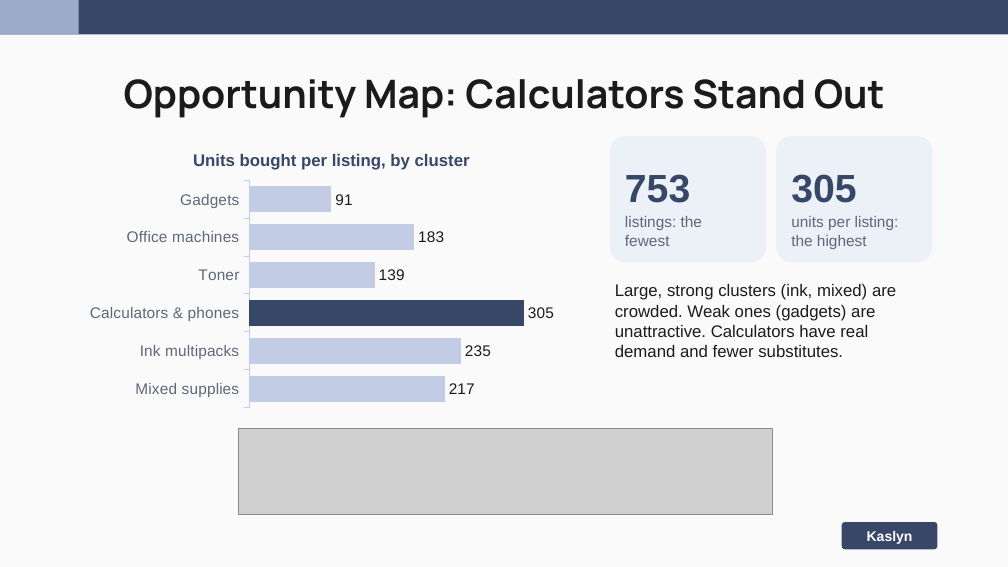
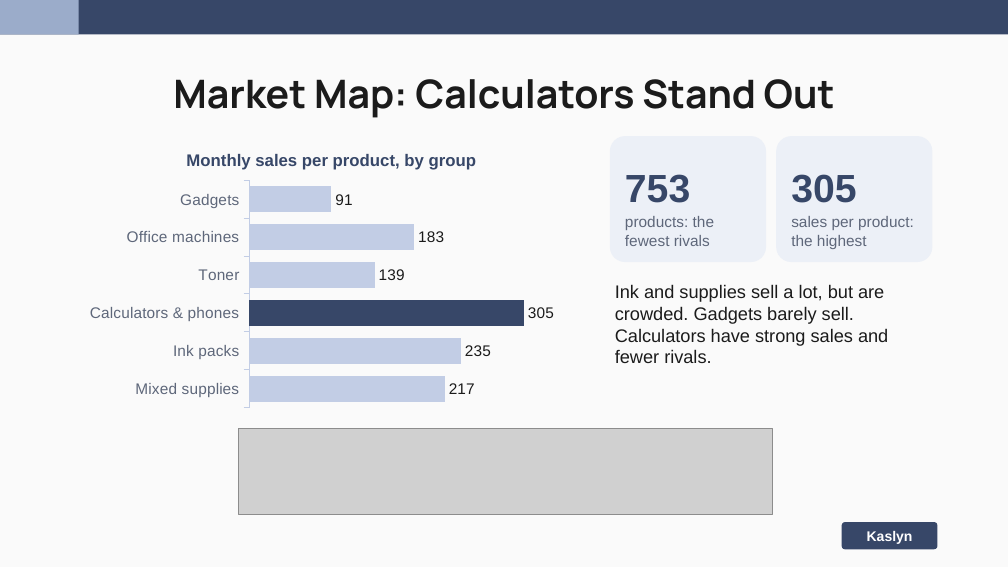
Before and after one commit to nakimagine/hello-world, a slide deck: slide 6 of Group_3_Amazon_Office_Electronic_Slides.pptx (slide 8 before the commit). Drawn at 1008x567 pixels with LibreOffice and Linux fonts; fonts in the diff are those of the drawing; grey boxes stand for pictures. Boxes give left, top, right and bottom in pixels: in the first picture for what was removed or moved away, otherwise in the second. Text is boxed around its words. In the diff, an @@ line names an element or a change of style, - is before the commit and + after.

```diff
--- a/Group_3_Amazon_Office_Electronic_Slides.pptx
+++ b/Group_3_Amazon_Office_Electronic_Slides.pptx
@@ title at (x1=173, y1=79, x2=835, y2=118): text changed @@
-Opportunity Map: Calculators Stand Out
+Market Map: Calculators Stand Out
@@ bar chart at (x1=80, y1=136, x2=584, y2=413) @@
@@ title "Units bought per listing, by cluster" to "Monthly sales per product, by group" @@
-categories: Gadgets, Office machines, Toner, Calculators & phones, Ink multipacks, Mixed supplies
+categories: Gadgets, Office machines, Toner, Calculators & phones, Ink packs, Mixed supplies
@@ text at (x1=625, y1=216, x2=714, y2=246): text changed @@
-listings: the fewest
+products: the fewest rivals
@@ text at (x1=791, y1=216, x2=914, y2=249): text changed @@
-units per listing: the highest
+sales per product: the highest
@@ text at (x1=615, y1=284, x2=888, y2=363): text changed; size 12 to 13 pt @@
-Large, strong clusters (ink, mixed) are crowded. Weak ones (gadgets) are unattractive. Calculators have real demand and fewer substitutes.
+Ink and supplies sell a lot, but are crowded. Gadgets barely sell. Calculators have strong sales and fewer rivals.
```
Also in this commit, not shown: 7 other slides changed, 6 slides added, 8 slides removed, 1 other file.
